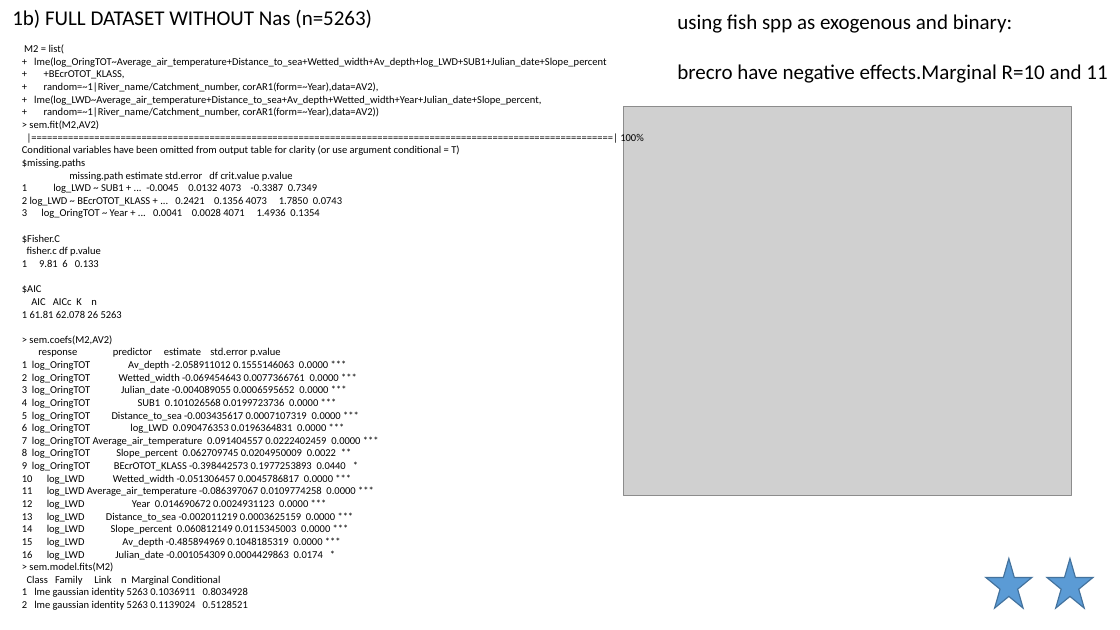
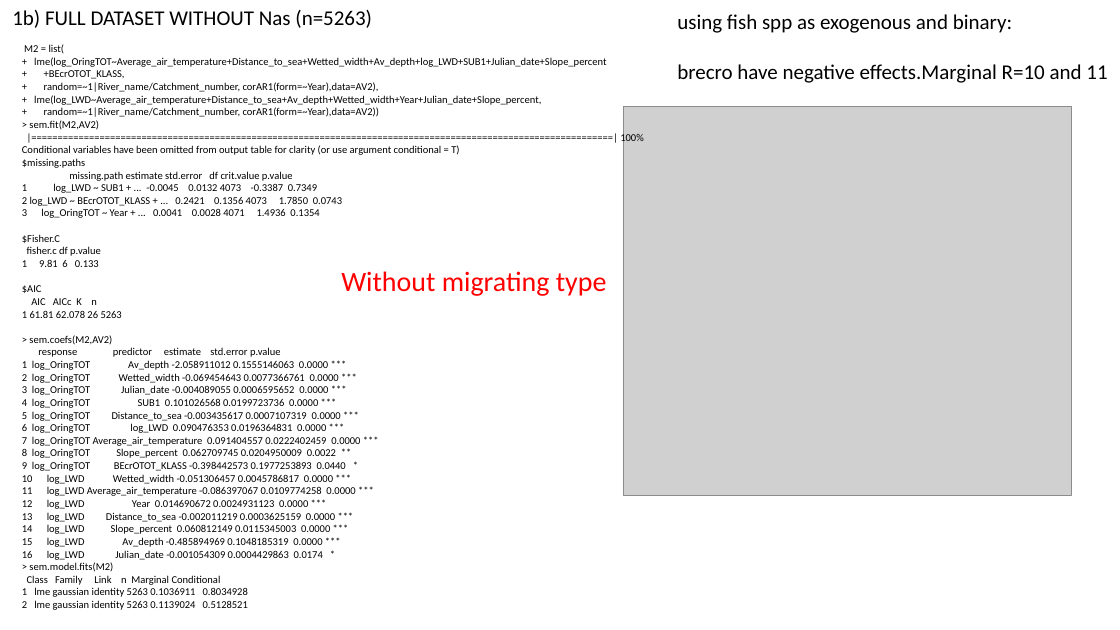
Before and after one commit to SerenaDonadi/Dod-ved, a slide deck: slide 22 of Electrofish data/LWD_analyses.pptx (slide 21 before the commit). Drawn at 1120x630 pixels with LibreOffice and Linux fonts; fonts in the diff are those of the drawing; grey boxes stand for pictures. Boxes give left, top, right and bottom in pixels: in the first picture for what was removed or moved away, otherwise in the second. Text is boxed around its words. In the diff, an @@ line names an element or a change of style, - is before the commit and + after.

```diff
--- a/Electrofish data/LWD_analyses.pptx
+++ b/Electrofish data/LWD_analyses.pptx
@@ text added at box(341, 271, 607, 296), 24 pt, text #FF0000 @@
+Without migrating type
@@ star removed at box(986, 559, 1033, 608) @@
@@ star removed at box(1047, 559, 1093, 608) @@
```
Also in this commit, not shown: 7 other slides changed, 4 slides added, 1 other file.
